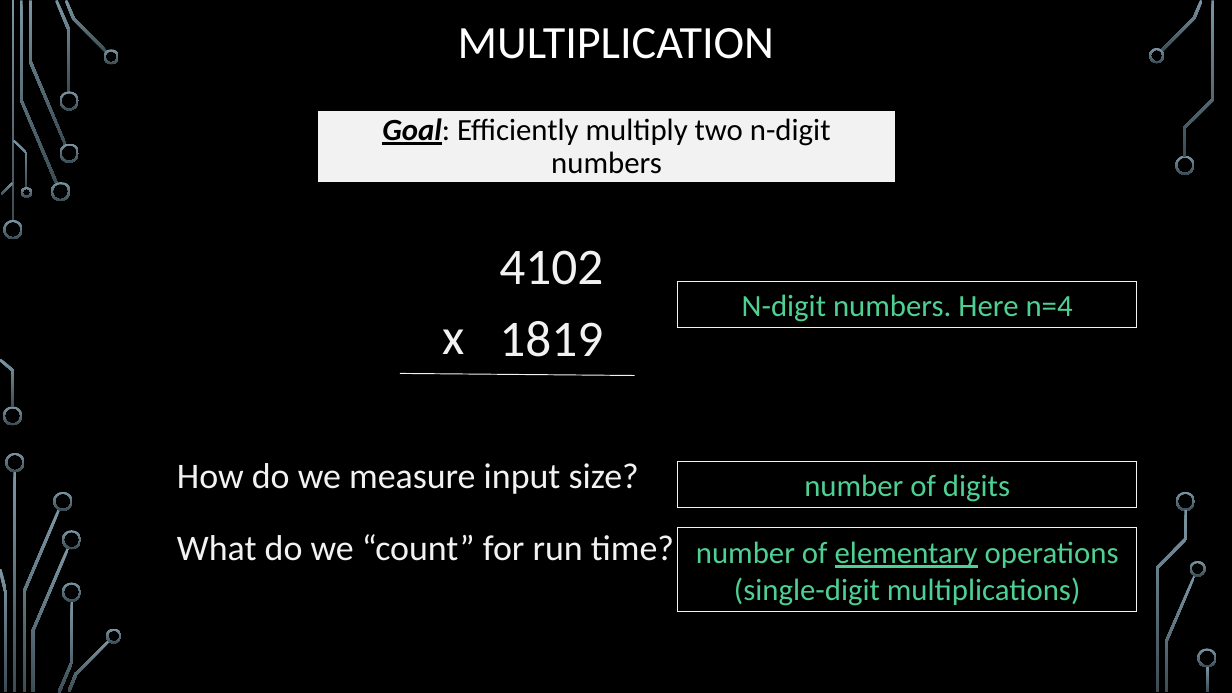
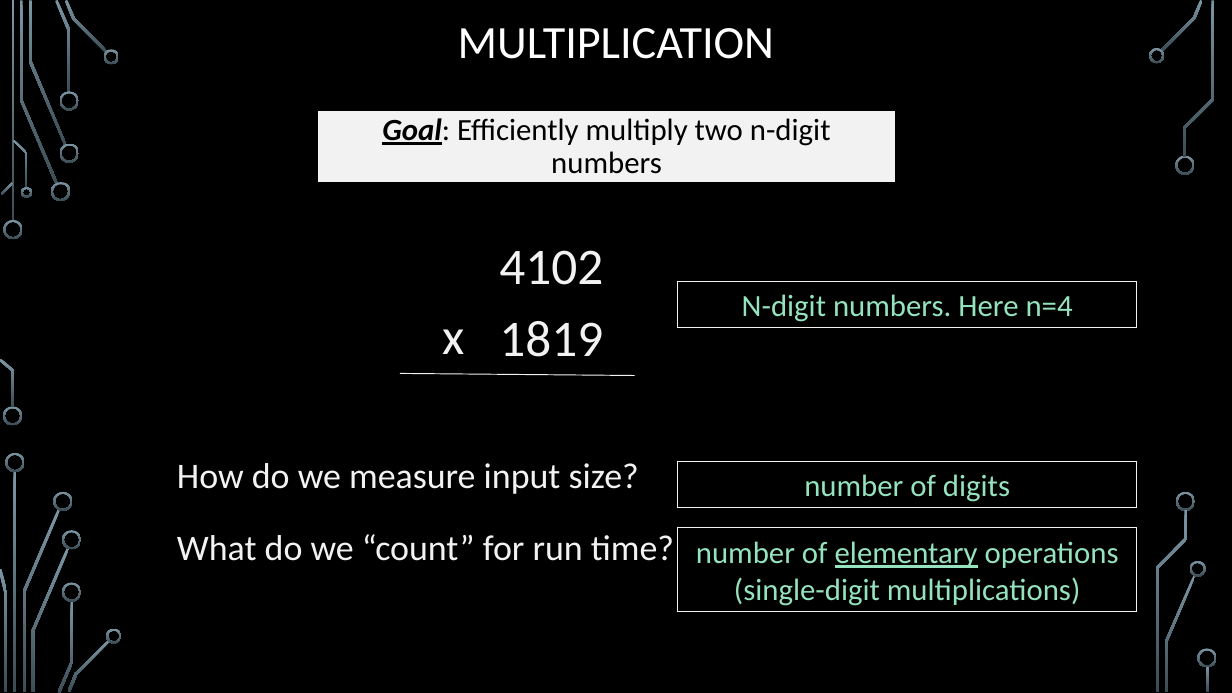
Before and after one commit to markfloryan/dsa2, a slide deck: slide 3 of slides/02-3-Karatsuba.pptx. Drawn at 1232x693 pixels with LibreOffice and Linux fonts; fonts in the diff are those of the drawing; background and template pictures are left out. Boxes give left, top, right and bottom in pixels: in the first picture for what was removed or moved away, otherwise in the second. Text is boxed around its words. In the diff, an @@ line names an element or a change of style, - is before the commit and + after.

```diff
--- a/slides/02-3-Karatsuba.pptx
+++ b/slides/02-3-Karatsuba.pptx
@@ text colour #4FD093 to #95E3BE in 3 elements at box(677, 461, 1137, 507), box(677, 528, 1137, 612), box(677, 281, 1137, 327) @@
```
Also in this commit, not shown: 4 other slides changed, 1 other file.
